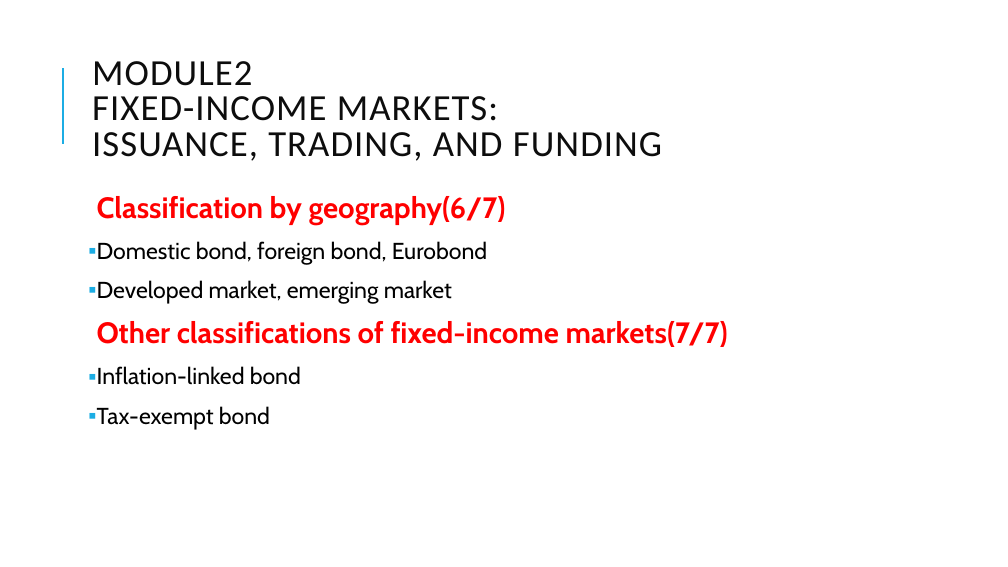
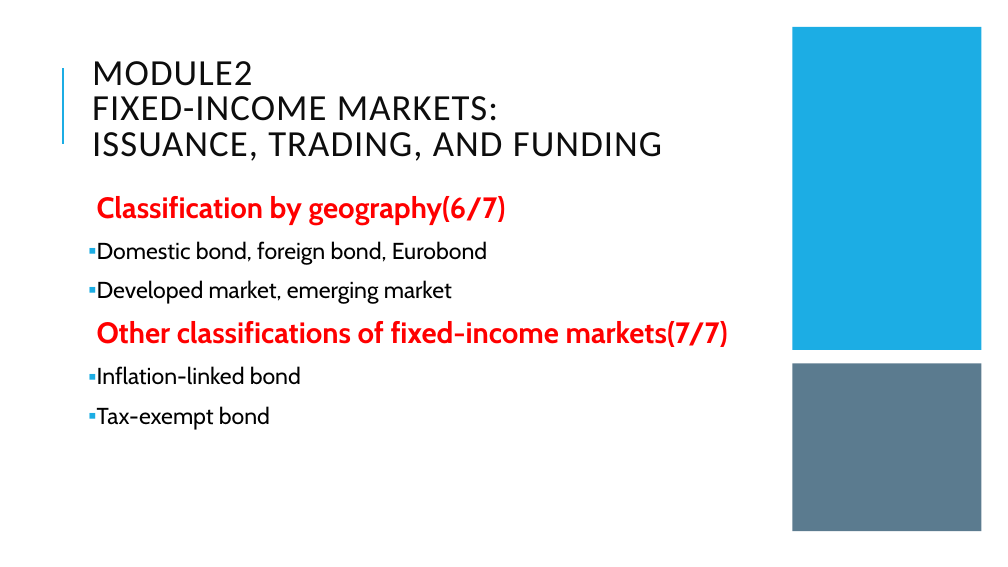
Before and after one commit to Isco0530/data, a slide deck: slide 58 of Fixed Income.pptx. Drawn at 1008x567 pixels with LibreOffice and Linux fonts; fonts in the diff are those of the drawing. Boxes give left, top, right and bottom in pixels: in the first picture for what was removed or moved away, otherwise in the second. Text is boxed around its words. In the diff, an @@ line names an element or a change of style, - is before the commit and + after.

```diff
--- a/Fixed Income.pptx
+++ b/Fixed Income.pptx
@@ rectangle added at (792,27,982,350), fill #1CADE4 @@
@@ rectangle added at (792,364,982,532), fill #335B74 at 80% opacity @@
```
Also in this commit, not shown: 6 other slides changed.
